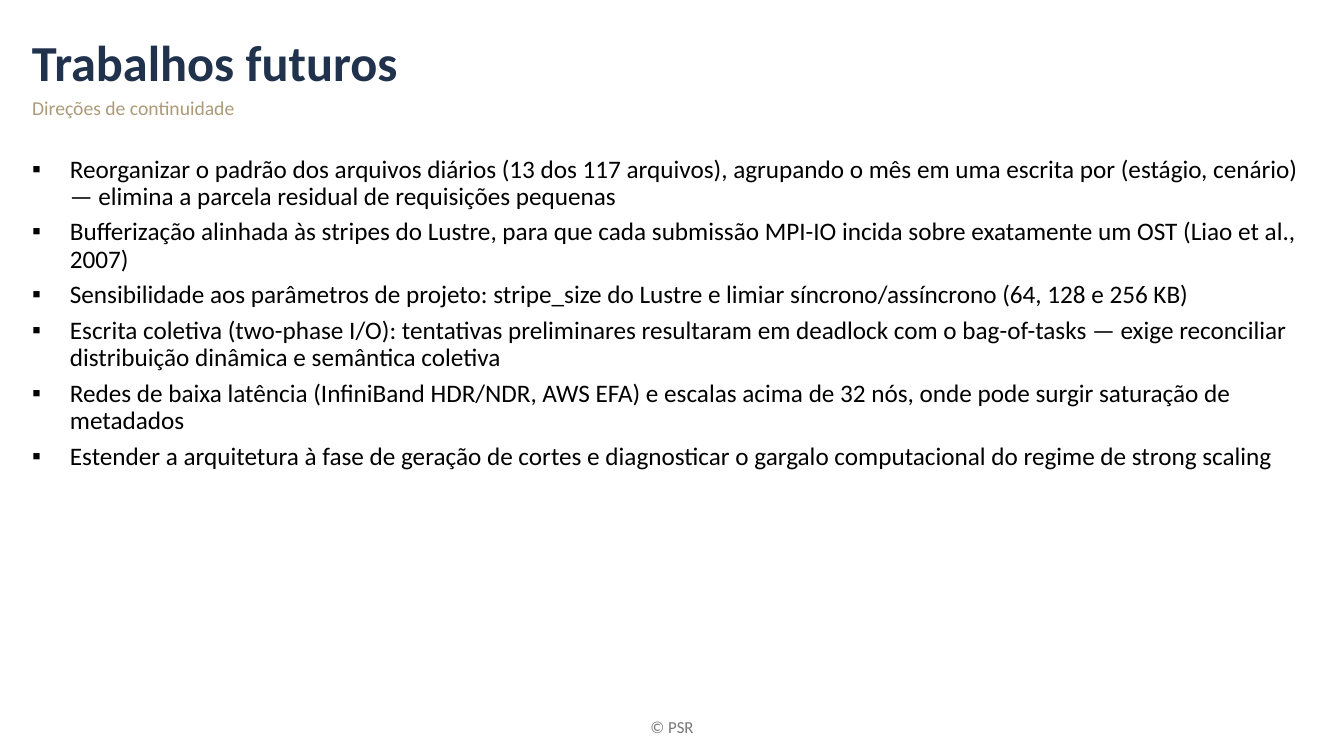
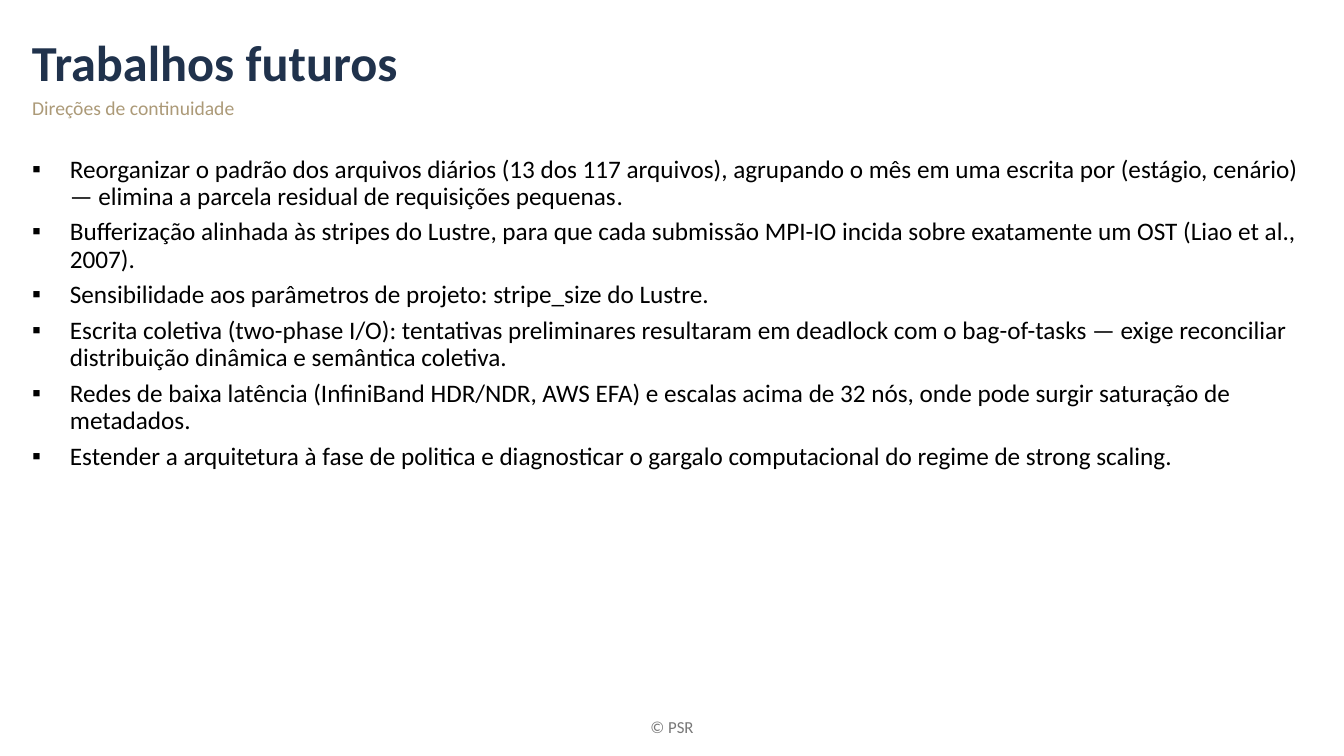
Before and after one commit to mbrcruz/SDDP-MPIO-Latex, a slide deck: slide 24 of Apresentacao/Apresentacao_MPIO.pptx. Drawn at 1344x756 pixels with LibreOffice and Linux fonts; fonts in the diff are those of the drawing; background and template pictures are left out. Boxes give left, top, right and bottom in pixels: in the first picture for what was removed or moved away, otherwise in the second. Text is boxed around its words. In the diff, an @@ line names an element or a change of style, - is before the commit and + after.

```diff
--- a/Apresentacao/Apresentacao_MPIO.pptx
+++ b/Apresentacao/Apresentacao_MPIO.pptx
@@ text at <box>70,159,1297,470</box>: text changed @@
-▪ Reorganizar o padrão dos arquivos diários (13 dos 117 arquivos), agrupando o mês em uma escrita por (estágio, cenário) — elimina a parcela residual de requisições pequenas
-▪ Bufferização alinhada às stripes do Lustre, para que cada submissão MPI-IO incida sobre exatamente um OST (Liao et al., 2007)
-▪ Sensibilidade aos parâmetros de projeto: stripe_size do Lustre e limiar síncrono/assíncrono (64, 128 e 256 KB)
-▪ Escrita coletiva (two-phase I/O): tentativas preliminares resultaram em deadlock com o bag-of-tasks — exige reconciliar distribuição dinâmica e semântica coletiva
-▪ Redes de baixa latência (InfiniBand HDR/NDR, AWS EFA) e escalas acima de 32 nós, onde pode surgir saturação de metadados
-▪ Estender a arquitetura à fase de geração de cortes e diagnosticar o gargalo computacional do regime de strong scaling
+▪ Reorganizar o padrão dos arquivos diários (13 dos 117 arquivos), agrupando o mês em uma escrita por (estágio, cenário) — elimina a parcela residual de requisições pequenas.
+▪ Bufferização alinhada às stripes do Lustre, para que cada submissão MPI-IO incida sobre exatamente um OST (Liao et al., 2007).
+▪ Sensibilidade aos parâmetros de projeto: stripe_size do Lustre.
+▪ Escrita coletiva (two-phase I/O): tentativas preliminares resultaram em deadlock com o bag-of-tasks — exige reconciliar distribuição dinâmica e semântica coletiva.
+▪ Redes de baixa latência (InfiniBand HDR/NDR, AWS EFA) e escalas acima de 32 nós, onde pode surgir saturação de metadados.
+▪ Estender a arquitetura à fase de politica e diagnosticar o gargalo computacional do regime de strong scaling.
```
Also in this commit, not shown: 1 other slide changed.
